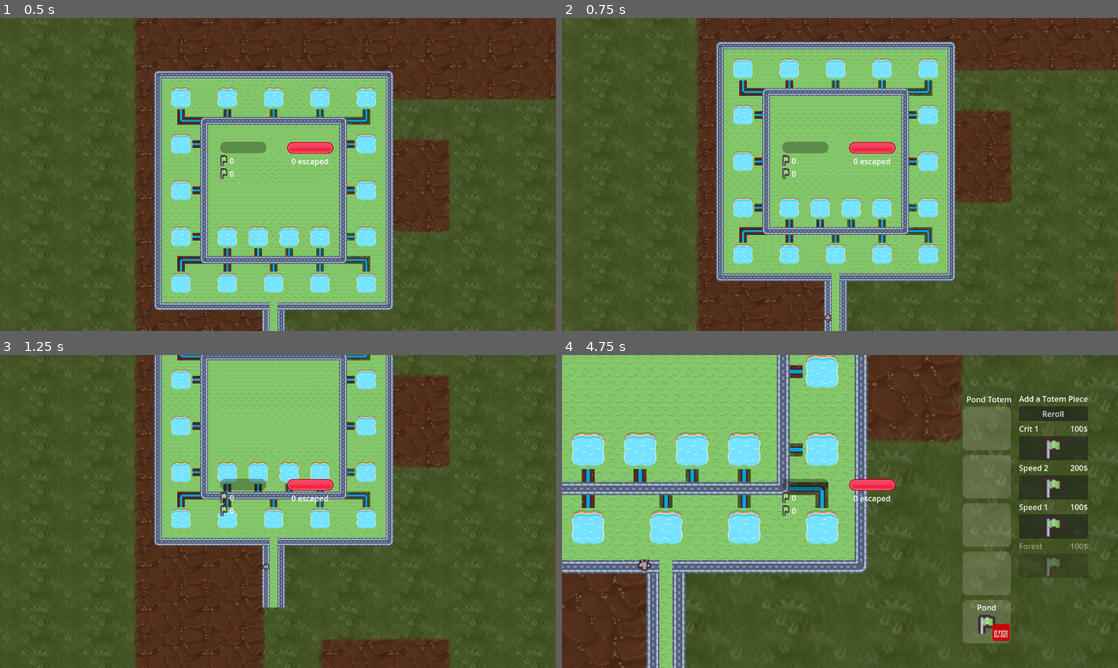
Above: before the commit, frames 1-4 (two rows, left to right).
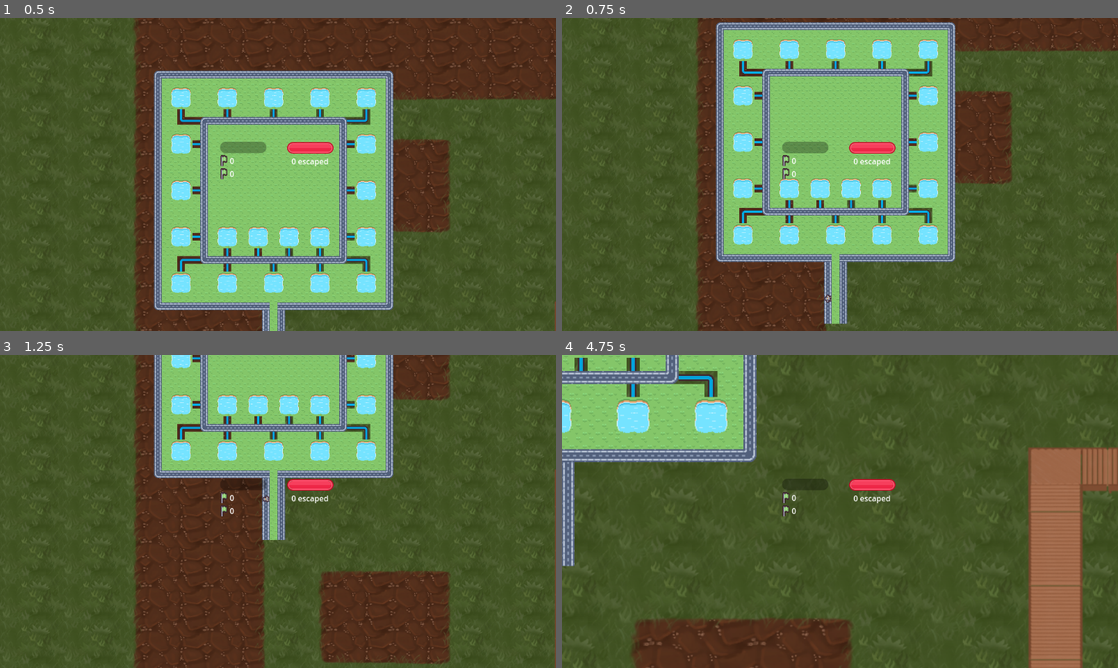
Above: after the commit, the same moments.

Repository: Jelleas/gmtk-2025
Game: Godot game, scene res://main_level.tscn
Two runs of this game, one before a commit and one after it. Both use one fixed random seed, a clock stepped at 60 frames per second and the inputs below.
Inputs (mouse positions are in pixels of both pictures, inside the frame that each line leads up to):
- Up to frame 1 (0.5 s): no input
- Up to frame 2 (0.75 s): tap Enter at 0.5 s; move the mouse to (962, 158) at 0.52 s; hold Down (camera_move_down) from 0.53 s (still down); click (962, 158) at 0.67 s
- Up to frame 3 (1.25 s): keep holding Down (camera_move_down)
- Up to frame 4 (4.75 s): move the mouse to (728, 527) at 1.27 s; release Down (camera_move_down) at 1.28 s; tap Left (camera_move_left) at 1.35 s; click (728, 527) at 1.42 s; move the mouse to (895, 442) at 2.02 s; hold Right (camera_move_right) 2.03-2.78 s; click (895, 442) at 2.17 s; move the mouse to (812, 574) at 2.77 s; tap Up (camera_move_up) at 2.85 s; click (812, 574) at 2.92 s; move the mouse to (1006, 558) at 3.52 s; hold [ (camera_zoom_in) 3.53-4.28 s; click (1006, 558) at 3.67 s; move the mouse to (673, 464) at 4.27 s; tap ] (camera_zoom_out) at 4.35 s; click (673, 464) at 4.42 s

Frame 1 is identical in both runs. In frame 2, 22% of the frame differs, in the area x 0-100%, y 0-100%; in frame 3, 26%; in frame 4, 62%.

Commit message:
Faster movement when zoomed out, slower movement when zoomed in

Diff:
--- a/camera_2d.gd
+++ b/camera_2d.gd
@@ -1,6 +1,6 @@
 extends Camera2D
 
-@export var move_speed := 300.0
+@export var move_speed := 500.0
 @export var mouse_zoom_speed := 0.1
 @export var min_zoom_value := 0.5
 @export var max_zoom_value := 3
@@ -13,12 +13,11 @@
 
 	var zoom_value := Input.get_action_strength("camera_zoom_in") - Input.get_action_strength("camera_zoom_out")
 
-
 	# Normalize to prevent faster diagonal movement
 	if input_vector.length_squared() > 1.0:
 		input_vector = input_vector.normalized()
 
-	position += input_vector * move_speed * delta
+	position += input_vector * move_speed * delta * (1/zoom.x)
 	_zoom(zoom_value * delta)
 
 func _unhandled_input(event: InputEvent) -> void:
Not shown: 1 places in totem/totem.tscn that only renumber resources
Not shown, changed: .gitignore
